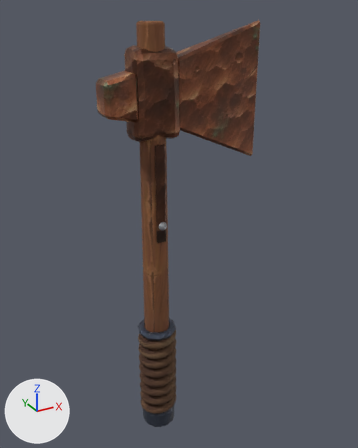
An edit to the glTF model assets/models/items/axe_copper.glb, drawn before and after from the same camera.
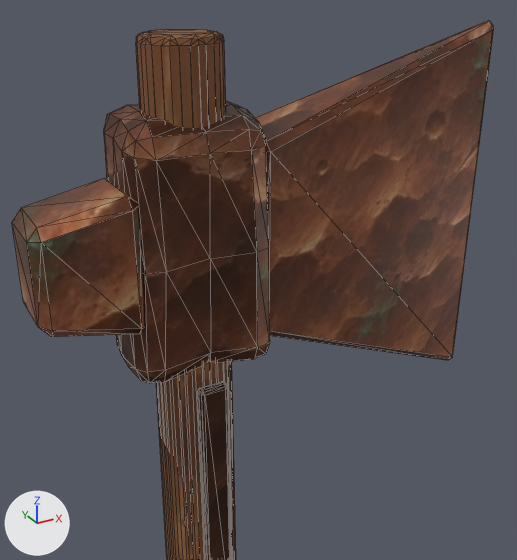
Old and new are each drawn whole from a 50 mm camera at (-0.379, -0.671, 0.75) aimed at (0.001, 0.019, 0.404) and again close up from a 50 mm camera at (-0.186, -0.31, 0.757) aimed at (-0.028, -0.023, 0.614). Lighting does not change. The marker at lower left points along +X, +Y and +Z. The first two pictures are the older version. The close-ups show mesh edges as thin lines. Vertices at exactly the same position are counted once.

Objects in the first close-up: 'model'.
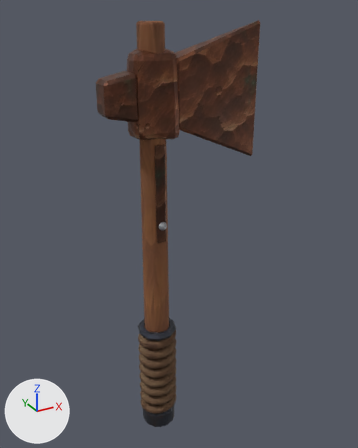
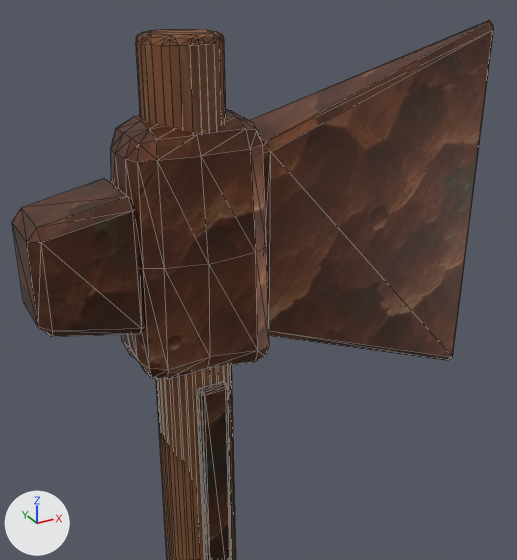
Location of each change, (x1, y1, x2, y2) in pixels of the close-ups (517 x 560 px):
part 1 of me_part_001, rebuilt
    before: (104, 100, 270, 383)
    after: (111, 109, 269, 379)
part 2 of me_part_001, surface changed
    both: (12, 20, 494, 560)
part 3 of me_part_001, recoloured
    both: (12, 178, 144, 337)
part 4 of me_part_001, recoloured
    both: (255, 20, 494, 360)

The change in detail:
Picture 'iron_b' (img_iron_b) is new.
Material 'iron_b' (mat_iron_b) is new.
Its texture is img_iron_b.
Its metallic is 0.6.
Its roughness is 0.45.
me_part_001 has 1710 vertices, 3364 faces and spans x -0.135..0.135, y -0.035..0.035, z 0.0..0.731.
me_part_001 is used by ob_model.
me_part_001 part 1: the loose piece of 98 vertices spanning x -0.093..-0.016, y -0.027..0.026, z 0.565..0.699 is rebuilt with 98 vertices and now spans x -0.094..-0.017, y -0.026..0.028, z 0.564..0.696.
me_part_001 part 2: 3044 kept faces spanning x -0.135..0.135, y -0.035..0.035, z 0.0..0.731 get new texture (UV) coordinates.
me_part_001 part 3: 44 faces spanning x -0.135..-0.085, y -0.022..0.022, z 0.597..0.665 switch from mat_copper_c (picture img_copper_c) to mat_copper_b (picture img_copper_b).
me_part_001 part 4: 44 faces spanning x -0.025..0.135, y -0.022..0.022, z 0.512..0.729 switch from mat_copper_a (picture img_copper_a) to mat_copper_b (picture img_copper_b).
me_part_001 no longer uses material mat_iron_c (picture img_iron_c).
me_part_001 gains material mat_iron_b (picture img_iron_b).
